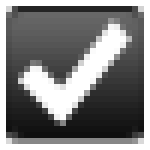
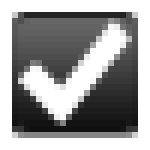
Layered file, before and after one edit (w=150, h=150). Changes by layer:
painted on "square" over left=6, top=6, right=144, bottom=144
